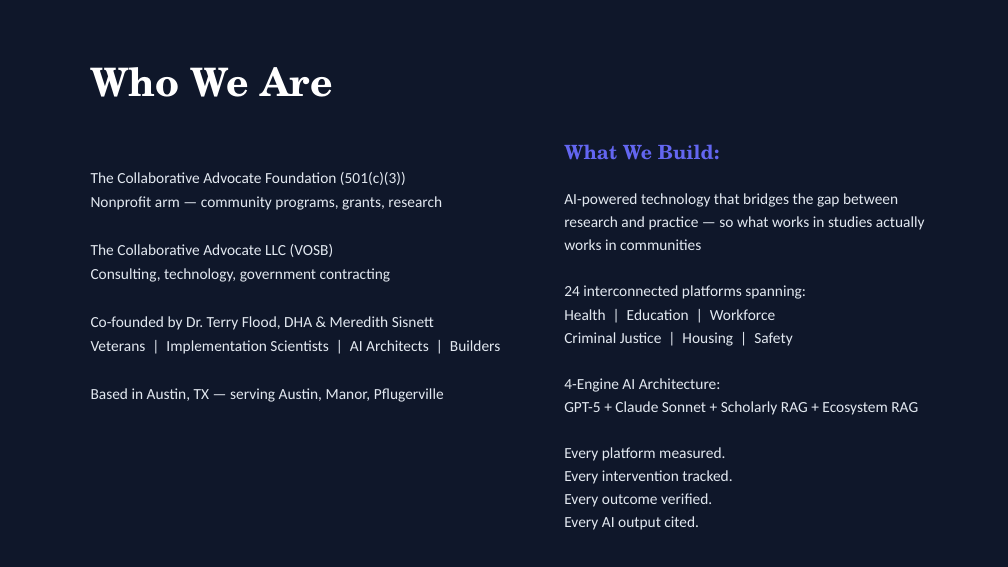
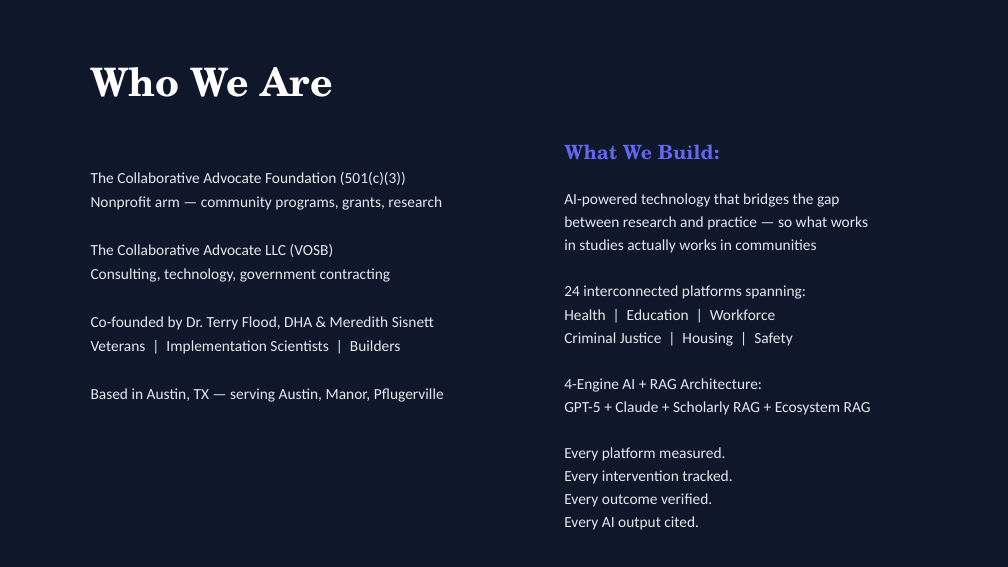
Before and after one commit to mrterryflood-ui/Thriveup, a slide deck: slide 2 of attached_assets/ThriveUp_RPLICE_MEASURE_Improved.pptx. Drawn at 1008x567 pixels with LibreOffice and Linux fonts; fonts in the diff are those of the drawing. Boxes give left, top, right and bottom in pixels: in the first picture for what was removed or moved away, otherwise in the second. Text is boxed around its words. In the diff, an @@ line names an element or a change of style, - is before the commit and + after.

```diff
--- a/attached_assets/ThriveUp_RPLICE_MEASURE_Improved.pptx
+++ b/attached_assets/ThriveUp_RPLICE_MEASURE_Improved.pptx
@@ text at (564, 193, 868, 253): text changed @@
-AI-powered technology that bridges the gap between research and practice — so what works in studies actually works in communities
+AI-powered technology that bridges the gap
+between research and practice — so what works
+in studies actually works in communities
@@ text at (91, 340, 400, 354): text changed @@
-Veterans | Implementation Scientists | AI Architects | Builders
+Veterans | Implementation Scientists | Builders
@@ text at (564, 378, 871, 415): text changed @@
-4-Engine AI Architecture:
-GPT-5 + Claude Sonnet + Scholarly RAG + Ecosystem RAG
+4-Engine AI + RAG Architecture:
+GPT-5 + Claude + Scholarly RAG + Ecosystem RAG
```
Also in this commit, not shown: 9 other slides changed, 2 slides added, 2 slides removed, 2 other files.
